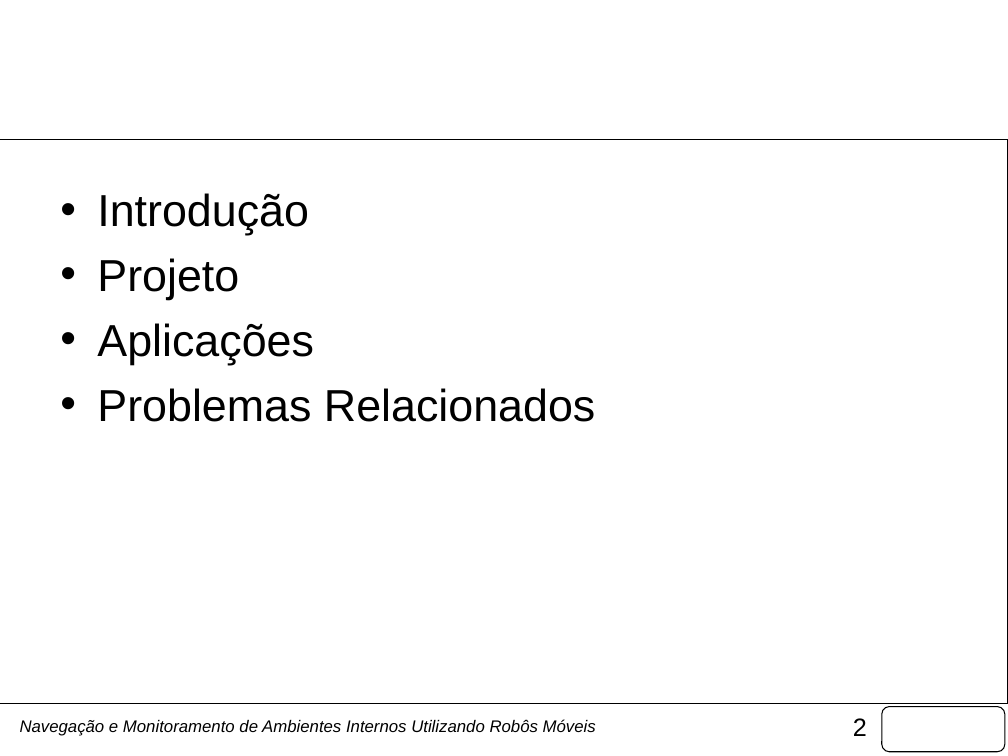
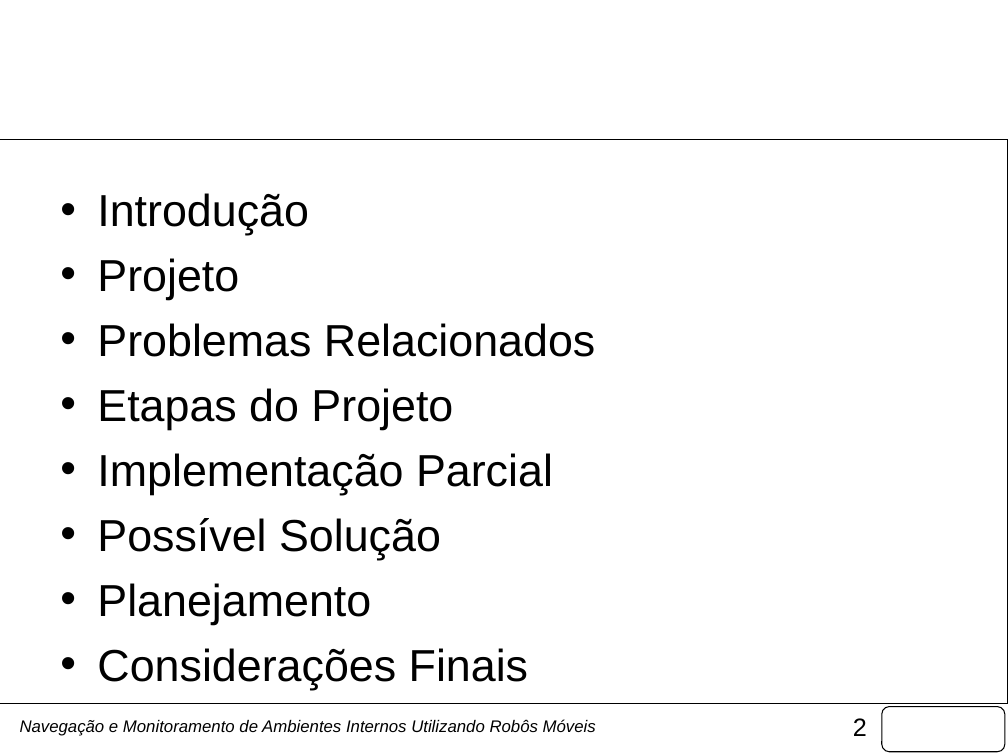
Before and after one commit to fongoses/robo2, a slide deck: slide 2 of documentos/Apresentação Março.pptx. Drawn at 1008x756 pixels with LibreOffice and Linux fonts; fonts in the diff are those of the drawing; background and template pictures are left out. Boxes give left, top, right and bottom in pixels: in the first picture for what was removed or moved away, otherwise in the second. Text is boxed around its words. In the diff, an @@ line names an element or a change of style, - is before the commit and + after.

```diff
--- a/documentos/Apresentação Março.pptx
+++ b/documentos/Apresentação Março.pptx
@@ text at (97, 323, 314, 365): paragraph removed @@
-• Aplicações
@@ text at (97, 388, 553, 690): paragraphs added @@
+• Etapas do Projeto
+• Implementação Parcial
+• Possível Solução
+• Planejamento
+• Considerações Finais
```
Also in this commit, not shown: 35 other slides changed, 5 slides added, 1 other file.
